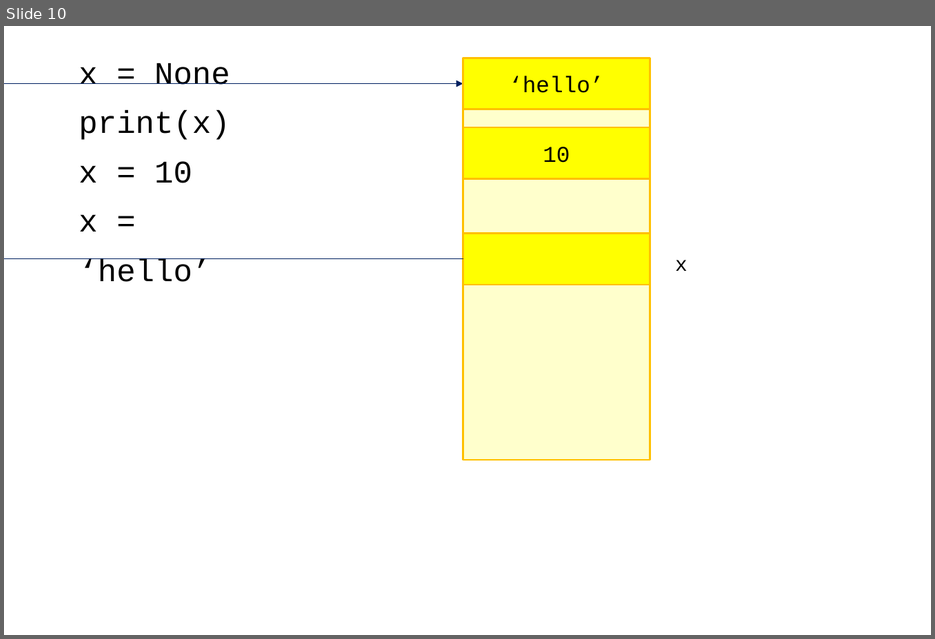
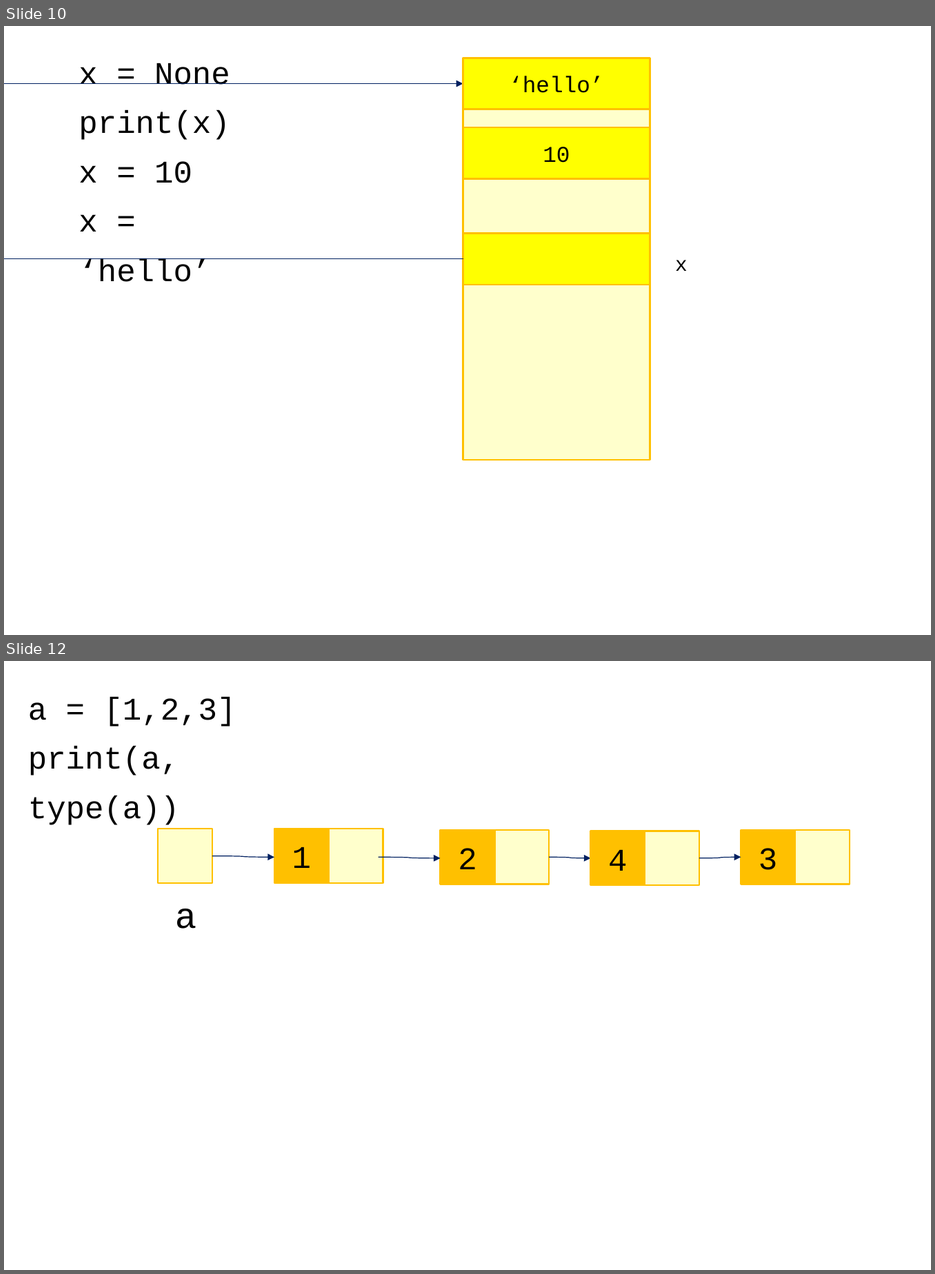
Before and after one commit to imguru-mooc/python, a slide deck: python_판서.pptx. Shown one above the other, each under a label of ours: slide 10 before the commit, slides 10 and 12 after it; the slides between them are not shown. The pictures are 935x639 and 935x1274 pixels, drawn with LibreOffice and Linux fonts; fonts in the diff are those of the drawing. Boxes give left, top, right and bottom in pixels: in the first picture for what was removed or moved away, otherwise in the second. Text is boxed around its words. In the diff, an @@ line names an element or a change of style, - is before the commit and + after.

```diff
--- a/python_판서.pptx
+++ b/python_판서.pptx
@@ slide 12 added at (4,661,931,1270), background #FFFFFF @@
@@ text added at (28,697,237,825), 28 pt, text #000000 @@
+a = [1,2,3]
+print(a, type(a))
@@ rectangle added at (159,829,212,883), fill #FFFFCC, outline #FFC000 1.5 pt @@
@@ rectangle added at (274,829,329,883), fill #FFC000, outline #FFC000 1.5 pt, 28 pt, text #000000 @@
+1
@@ rectangle added at (329,829,383,883), fill #FFFFCC, outline #FFC000 1.5 pt @@
@@ rectangle added at (440,830,495,885), fill #FFC000, outline #FFC000 1.5 pt, 28 pt, text #000000 @@
+2
@@ rectangle added at (495,830,549,885), fill #FFFFCC, outline #FFC000 1.5 pt @@
@@ rectangle added at (591,831,646,885), fill #FFC000, outline #FFC000 1.5 pt, 28 pt, text #000000 @@
+4
@@ rectangle added at (645,831,699,885), fill #FFFFCC, outline #FFC000 1.5 pt @@
@@ rectangle added at (742,830,795,885), fill #FFC000, outline #FFC000 1.5 pt, 28 pt, text #000000 @@
+3
@@ rectangle added at (795,830,850,885), fill #FFFFCC, outline #FFC000 1.5 pt @@
@@ curved arrow added from (212, 856) to (274, 857), #002060 0.75 pt @@
@@ curved arrow added from (379, 857) to (440, 858), #002060 0.75 pt @@
@@ curved arrow added from (549, 857) to (591, 858), #002060 0.75 pt @@
@@ curved arrow added from (699, 858) to (742, 857), #002060 0.75 pt @@
@@ text added at (175,909,197,929), 32 pt, text #000000 @@
+a
```
Also in this commit, not shown: 32 other slides added, 1 other file.
